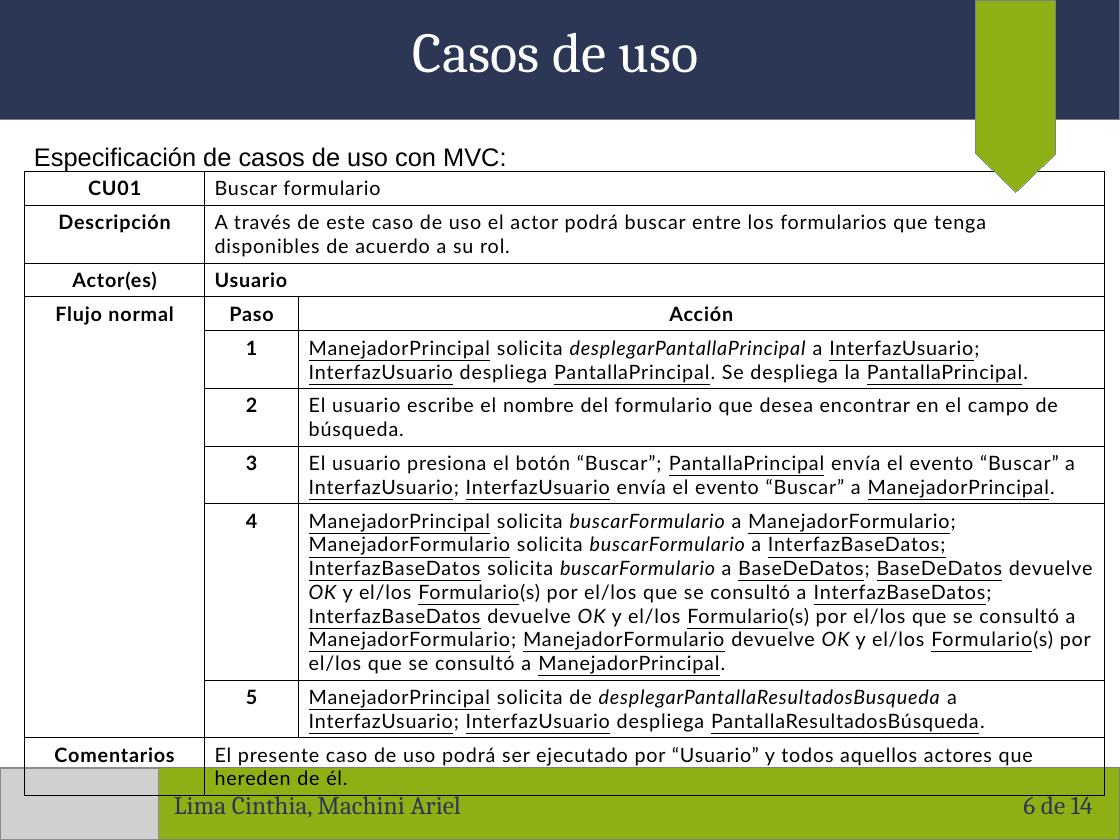
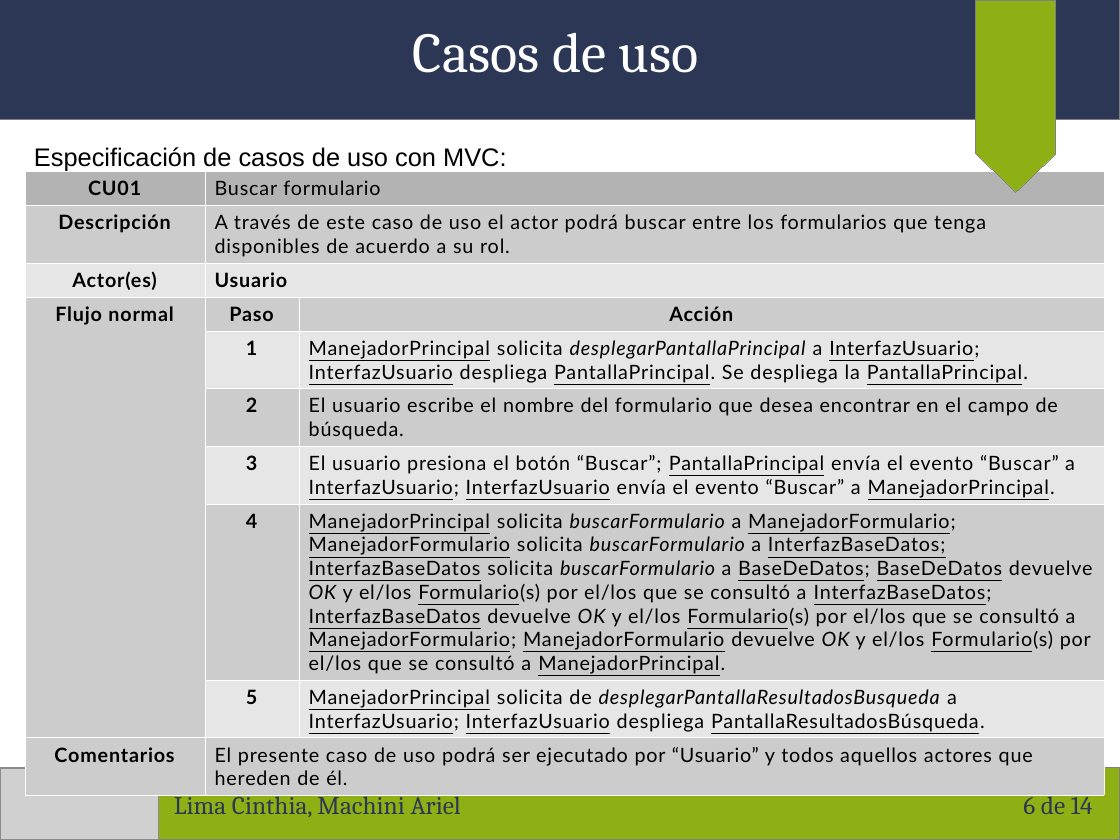
Before and after one commit to arielmachini/Caciar, a slide deck: slide 6 of Presentaciones/Presentación 07-11-2017.odp. Drawn at 1120x840 pixels with LibreOffice and Linux fonts; fonts in the diff are those of the drawing; grey boxes stand for pictures. Boxes give left, top, right and bottom in pixels: in the first picture for what was removed or moved away, otherwise in the second. Text is boxed around its words. In the diff, an @@ line names an element or a change of style, - is before the commit and + after.

```diff
--- a/Presentaciones/Presentación 07-11-2017.odp
+++ b/Presentaciones/Presentación 07-11-2017.odp
@@ table at (24, 172, 1105, 789) @@
@@ fill none to #B3B3B3 in 2 cells @@
@@ fill none to #CCCCCC in 11 cells @@
@@ fill none to #E6E6E6 in 8 cells @@
@@ borders changed @@
@@ page number rewrapped from (1023, 795, 1093, 814) to (1023, 791, 1093, 814) @@
```
Also in this commit, not shown: 5 other slides changed.
